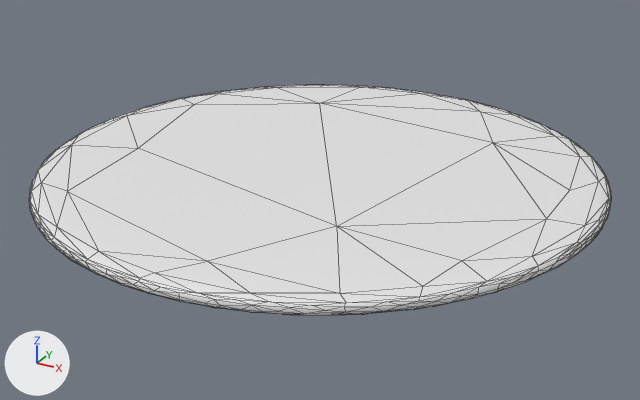
Renders of the Blender file models/tile.blend from each side of a commit.
The view is the same before and after, from a 50 mm camera at (0.42, -0.763, 0.351) aimed at (0.007, -0.012, -0.024). Arrows for +X, +Y and +Z are at lower left; the lights stay in place. Mesh edges are drawn as thin lines. The same objects are shown in both versions, whatever each file hides.

In view in the first picture: 'Factory'.
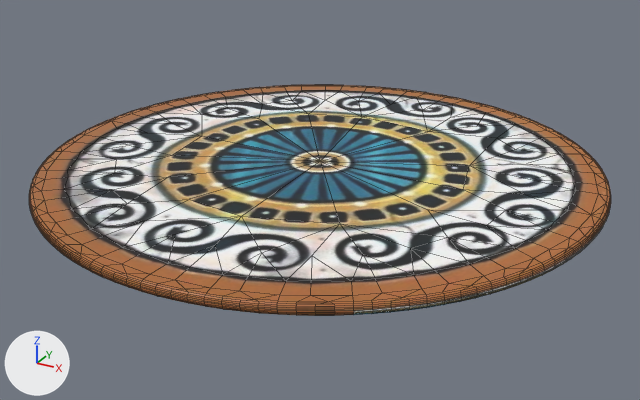
Diff of the bpy script that builds the scene:
```diff
--- a/models/tile.blend.py
+++ b/models/tile.blend.py
@@ img_azulfactory_jpg @@
+img_azulfactory_jpg = load_image('Azulfactory.jpg', 'textures/Azulfactory.jpg', 417, 417, 'sRGB')
@@ mat_factory @@
+mat_factory = principled_material('Factory')
+mat_factory.texture = img_azulfactory_jpg
@@ me_cylinder @@
 me_cylinder.from_pydata(...)  # 160 vertices, 130 faces; spans x -0.296..0.296, y -0.296..0.296, z 0.0..0.014
 # used by ob_factory; location = (0.0, 0.0, 0.0)
+# me_cylinder part 1: texture (UV) coordinates of 72 of 130 faces, centred in x -0.292..0.292, y -0.292..0.292, z 0.004..0.014, changed; they spanned u 0.0..1.0, v 0.01..1.0 and now span u 0.0..1.0, v 0.0..1.0
+me_cylinder.materials.append(mat_factory)  # picture img_azulfactory_jpg
@@ ob_factory @@
 _m = ob_factory.modifiers.new('Subdivision', 'SUBSURF')
-_m.levels = 2
 _m = ob_factory.modifiers.new('Decimate', 'DECIMATE')
-_m.ratio = 0.17
+_m.ratio = 0.72
 _m.iterations = 1
```

Pixel boxes (x1, y1, x2, y2) of what changed, in the pictures (640 x 400 px):
'Factory', recoloured, surface changed, modifiers changed
    both: (29, 85, 611, 316)
